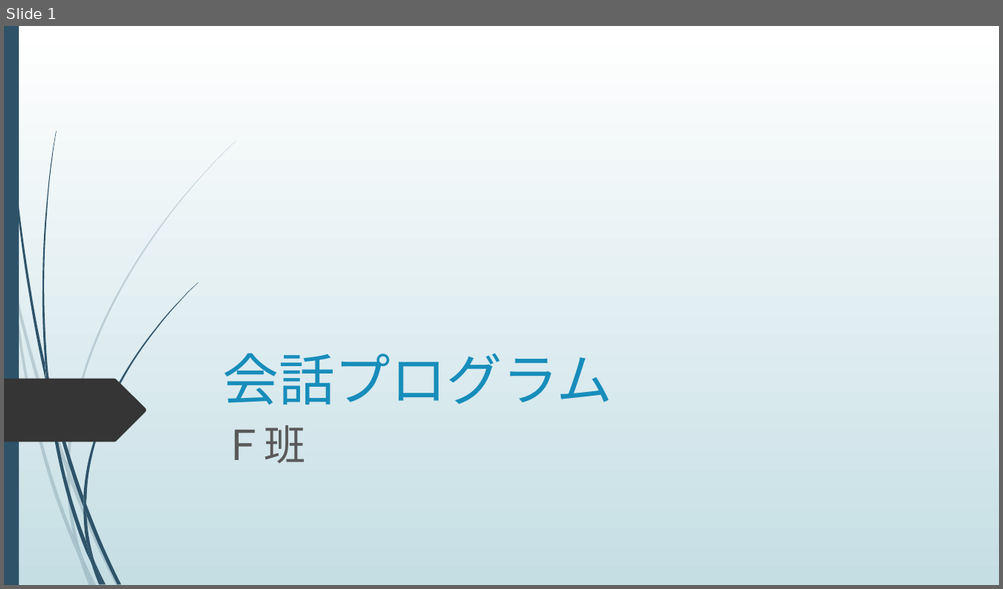
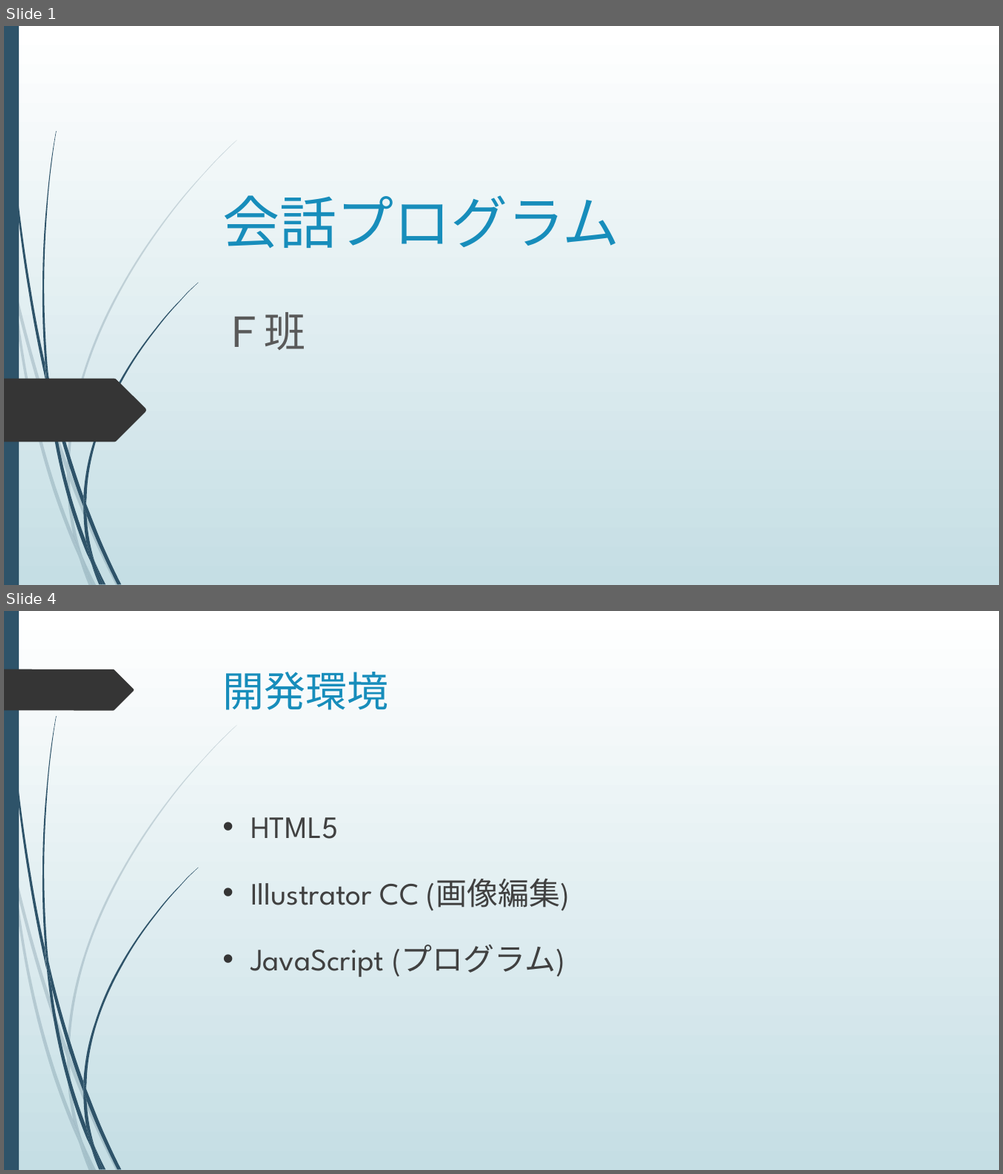
Before and after one commit to kistFteam/Conversation, a slide deck: パワーポイント.pptx. Shown one above the other, each under a label of ours: slide 1 before the commit, slides 1 and 4 after it; the slides between them are not shown. The pictures are 1003x589 and 1003x1174 pixels, drawn with LibreOffice and Linux fonts; fonts in the diff are those of the drawing. Boxes give left, top, right and bottom in pixels: in the first picture for what was removed or moved away, otherwise in the second. Text is boxed around its words. In the diff, an @@ line names an element or a change of style, - is before the commit and + after.

```diff
--- a/パワーポイント.pptx
+++ b/パワーポイント.pptx
@@ slide 4 added at (4,611,999,1170), background gradient #FFFFFF to #C5DEE5; not listed: 23 template elements that a slide beside it also shows @@
@@ freeform shape added at (4,669,134,710), fill #353535 @@
@@ title added at (223,672,389,710), 40 pt, text #178DBB @@
+開発環境
@@ text added at (250,817,570,977), 30 pt, text #404040 @@
+• HTML5
+• Illustrator CC (画像編集)
+• JavaScript (プログラム)
@@ slide 1 changed as well @@
@@ title "会話プログラム": place and size @@
-title "会話プログラム" at (222,353,612,405)
+title "会話プログラム" at (222,195,619,248)
@@ title "会話プログラム" at (222,195,619,248): size 54 to 55 pt @@
@@ subtitle "Ｆ班": place and size @@
-subtitle "Ｆ班" at (222,426,305,463)
+subtitle "Ｆ班" at (222,312,305,350)
```
Also in this commit, not shown: 2 other slides changed, 6 other slides added, 1 other file.
